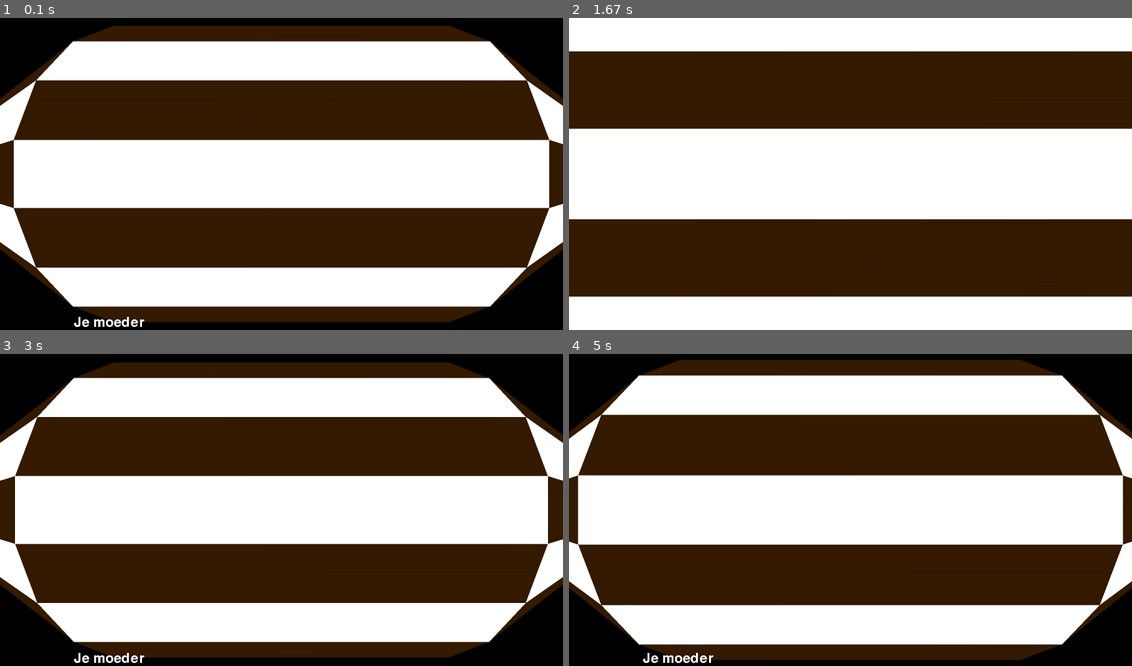
Above: before the commit, frames 1-4 (two rows, left to right).
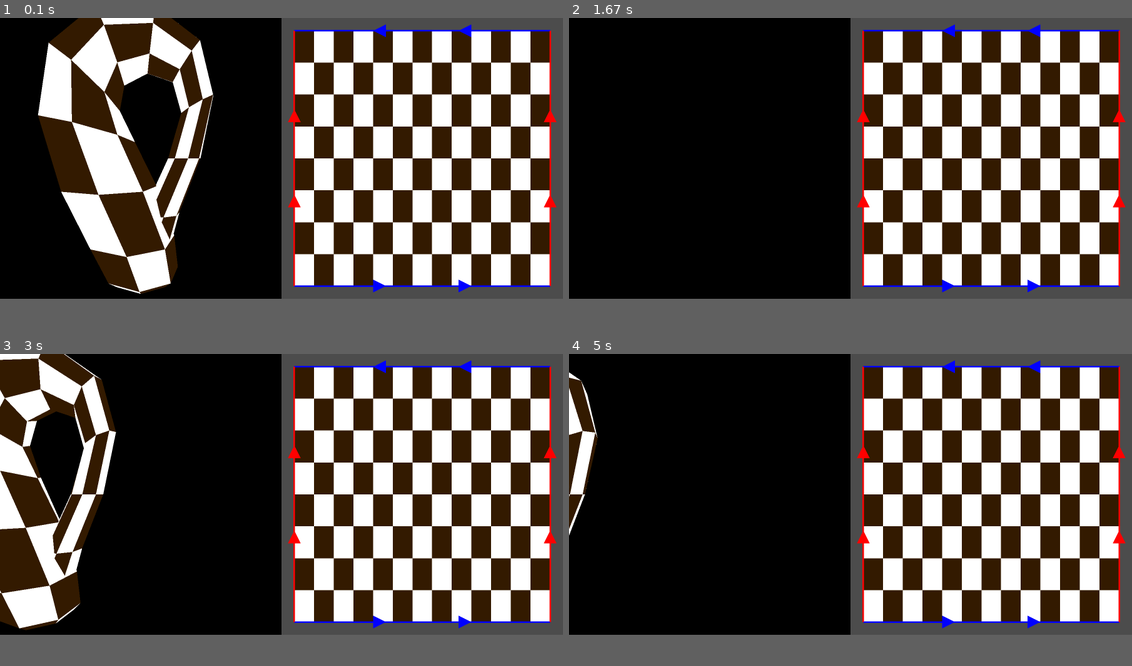
Above: after the commit, the same moments.

Repository: VictorGladys/chesstopia
Game: pygame game, started from board.py
Same seed, same stepped clock (60 frames per second), same inputs: the game is played once before the commit and once after it.
Inputs (mouse positions are in pixels of both pictures, inside the frame that each line leads up to):
- Up to frame 1 (0.1 s): no input
- Up to frame 2 (1.67 s): hold D 0.33-0.8 s; move the mouse to (827, 170) at 0.37 s; hold W 0.83-1.3 s; move the mouse to (715, 161) at 0.87 s; hold D from 1.33 s (still down); move the mouse to (934, 61) at 1.37 s
- Up to frame 3 (3 s): release D at 1.8 s; hold A 1.83-2.37 s; move the mouse to (292, 400) at 1.87 s; hold S 2.4-2.87 s; move the mouse to (287, 522) at 2.43 s; hold A from 2.9 s (still down); move the mouse to (427, 538) at 2.93 s
- Up to frame 4 (5 s): release A at 3.37 s; hold W 3.4-3.87 s; move the mouse to (996, 469) at 3.43 s; hold D 3.9-4.53 s; move the mouse to (1053, 472) at 3.93 s; hold S from 4.57 s (still down); move the mouse to (1047, 550) at 4.6 s
In our replay, the window is 900x500 before the commit and 900x450 after it. These sizes can differ from the game's own. Grey fills any space a smaller window leaves; there, only what the larger window draws over its background counts as a difference.

The runs differ from the first frame. In frame 1, 66% of the frame differs, in the area x 0-100%, y 0-99%; in frame 2, 72%; in frame 3, 73%; in frame 4, 75%.

Commit message:
Updated board.py a lot, rewrote everything into classes, set up a bona-fide 2D viewport, added a real projective plane mode.

Diff:
--- a/board.py
+++ b/board.py
@@ -1,75 +1,181 @@
 #!/usr/bin/env python3
-"""
-Seriously, what?
-import pygame < Not recursive.
-import OpenGL < Same problem.
-
-pygame has very good documentation at pygame.org.
-For OpenGL... good luck! Most demos and tutorials are written for python2 and riddled with bugs, not to mention many years old.
-"""
 import pygame.locals
 import OpenGL.GLU
 import OpenGL.GL
 import numpy
-def DrawBoard(tiling, form, xdim, ydim, aspect, rotatex, rotatey, dist, transx, transy, lines):
-    OpenGL.GL.glMatrixMode(OpenGL.GL.GL_PROJECTION)
-    OpenGL.GL.glPushMatrix()
-    OpenGL.GL.glLoadIdentity()
-    OpenGL.GLU.gluPerspective(45, aspect, 1, 30)
-    OpenGL.GL.glMatrixMode(OpenGL.GL.GL_MODELVIEW)
-    OpenGL.GL.glPushMatrix()
-    OpenGL.GL.glLoadIdentity()
-    OpenGL.GL.glCullFace(OpenGL.GL.GL_BACK); #Only draw the part that faces the camera.
-    OpenGL.GL.glEnable(OpenGL.GL.GL_CULL_FACE); #Only draw part of the objects
-    OpenGL.GL.glTranslatef(transx, transy, dist) #The cube is drawn around the origin. Move the camera back a little.
-    OpenGL.GL.glRotatef(rotatex, 1, 0, 0)
-    OpenGL.GL.glRotatef(rotatey, 0, 1, 0) #Rotate every frame. The first value is the angle which is rotated (read: rotation speed), values 2-4 give a 3D vector / axis to rotate about.
-    if lines:
-        OpenGL.GL.glColor3fv((1,1,1))
+
+class IdsBoard:
+    def __init__(self, form, tiling, xdim,      ydim,      aspect,      fov_angle=70,   viewport_border=0.5,  rotatex=0,    rotatey=0,    dist=15,   transx=0,    transy=0,    lines=False, axis=False):
+        self.form, self.tiling, self.xdim, self.ydim, self.aspect, self.fov_angle, self.viewport_border, self.rotatex, self.rotatey, self.dist, self.transx, self.transy, self.lines,  self.axis \
+        =    form,      tiling,      xdim,      ydim,      aspect,      fov_angle,      viewport_border,      rotatex,      rotatey,      dist,      transx,      transy,      lines,       axis
+        self.function_list = [self.flat,
+                              self.cylinder, self.mobius,
+                              self.torus,    self.klein,  self.real_proj_plane]
+        self.window_width, self.window_height = pygame.display.get_surface().get_size()
         OpenGL.GL.glLineWidth(5.)
+
+    def initialize_2D(self):
+        OpenGL.GL.glMatrixMode(OpenGL.GL.GL_PROJECTION)
+        OpenGL.GL.glPushMatrix()
+        OpenGL.GL.glLoadIdentity()
+        OpenGL.GL.glViewport(int(self.window_width*self.viewport_border), 0, int(self.window_width*(1-self.viewport_border)), self.window_height)
+        OpenGL.GLU.gluOrtho2D(-1100, 1100, -1100, 1100)
+        OpenGL.GL.glMatrixMode(OpenGL.GL.GL_MODELVIEW)
+        OpenGL.GL.glPushMatrix()
+        OpenGL.GL.glLoadIdentity()
+        OpenGL.GL.glShadeModel(OpenGL.GL.GL_FLAT)
+
+    def initialize_3D(self, fov_angle, aspect, transx, transy, dist, rotatex, rotatey):
+        OpenGL.GL.glMatrixMode(OpenGL.GL.GL_PROJECTION)
+        OpenGL.GL.glPushMatrix()
+        OpenGL.GL.glLoadIdentity()
+        OpenGL.GL.glViewport(0,0,int(self.window_width*self.viewport_border), self.window_height)
+        OpenGL.GLU.gluPerspective(fov_angle, aspect/2, 1, 50)
+        OpenGL.GL.glMatrixMode(OpenGL.GL.GL_MODELVIEW)
+        OpenGL.GL.glPushMatrix()
+        OpenGL.GL.glLoadIdentity()
+        OpenGL.GL.glEnable(OpenGL.GL.GL_DEPTH_TEST)
+        OpenGL.GL.glTranslatef(transx, transy, -dist) #The cube is drawn around the origin. Move the camera back a little.
+        OpenGL.GL.glRotatef(rotatex, 1, 0, 0)
+        OpenGL.GL.glRotatef(rotatey, 0, 1, 0)
+
+    def pop(self):
+        OpenGL.GL.glPopMatrix()
+        OpenGL.GL.glMatrixMode(OpenGL.GL.GL_PROJECTION)
+        OpenGL.GL.glPopMatrix()
+
+    def draw_2D(self):
+        self.initialize_2D()
+        OpenGL.GL.glColor3fv((0.3, 0.3 , 0.3))
+        OpenGL.GL.glBegin(OpenGL.GL.GL_QUADS)
+        OpenGL.GL.glVertex3fv((-1100,-1100, -0.1))
+        OpenGL.GL.glVertex3fv(( 1100,-1100, -0.1))
+        OpenGL.GL.glVertex3fv(( 1100, 1100, -0.1))
+        OpenGL.GL.glVertex3fv((-1100, 1100, -0.1))
+        OpenGL.GL.glEnd()
+
+        for x in range(self.xdim):
+            OpenGL.GL.glBegin(OpenGL.GL.GL_QUAD_STRIP)
+            OpenGL.GL.glVertex3fv((-1000+2000/self.xdim*x,     -1000, 0))
+            OpenGL.GL.glVertex3fv((-1000+2000/self.xdim*(x+1), -1000, 0))
+            for y in range(1,self.ydim+1):
+                if (x+y)%2 == 0: OpenGL.GL.glColor3fv((0.2,0.1,0))
+                else:            OpenGL.GL.glColor3fv((1,1,1))
+                OpenGL.GL.glVertex3fv((-1000+2000/self.xdim*x,     -1000+2000/self.ydim*y, 0))
+                OpenGL.GL.glVertex3fv((-1000+2000/self.xdim*(x+1), -1000+2000/self.ydim*y, 0))
+            OpenGL.GL.glEnd()
+
         OpenGL.GL.glBegin(OpenGL.GL.GL_LINES)
-        OpenGL.GL.glVertex3fv((-xdim/2, -ydim/2, 0))
-        OpenGL.GL.glVertex3fv((xdim/2, -ydim/2, 0))
-        OpenGL.GL.glVertex3fv((xdim/2, -ydim/2, 0))
-        OpenGL.GL.glVertex3fv((xdim/2, ydim/2, 0))
-        OpenGL.GL.glVertex3fv((xdim/2, ydim/2, 0))
-        OpenGL.GL.glVertex3fv((-xdim/2, ydim/2, 0))
-        OpenGL.GL.glVertex3fv((-xdim/2, ydim/2, 0))
-        OpenGL.GL.glVertex3fv((-xdim/2, -ydim/2, 0))
-        OpenGL.GL.glEnd()
-
-    if form == 0: #Flat surface
+        if self.form > 0:
+            OpenGL.GL.glColor3fv((1,0,0))
+            OpenGL.GL.glVertex3fv((-1000, -1000, 0.1))
+            OpenGL.GL.glVertex3fv((-1000,  1000, 0.1))
+            OpenGL.GL.glVertex3fv(( 1000, -1000, 0.1))
+            OpenGL.GL.glVertex3fv(( 1000,  1000, 0.1))
+            if self.form > 2:
+                OpenGL.GL.glColor3fv((0,0,1))
+                OpenGL.GL.glVertex3fv((-1000, -1000, 0.1))
+                OpenGL.GL.glVertex3fv(( 1000, -1000, 0.1))
+                OpenGL.GL.glVertex3fv((-1000,  1000, 0.1))
+                OpenGL.GL.glVertex3fv(( 1000,  1000, 0.1))
+        OpenGL.GL.glEnd()
+
+        OpenGL.GL.glBegin(OpenGL.GL.GL_TRIANGLES)
+        if self.form > 0:
+            OpenGL.GL.glColor3fv((1,0,0))
+            OpenGL.GL.glVertex3fv((-1000-50, -1000+2000/3-50, 0.1))
+            OpenGL.GL.glVertex3fv((-1000+50, -1000+2000/3-50, 0.1))
+            OpenGL.GL.glVertex3fv((-1000,    -1000+2000/3+50, 0.1))
+            OpenGL.GL.glVertex3fv((-1000-50, -1000+4000/3-50, 0.1))
+            OpenGL.GL.glVertex3fv((-1000+50, -1000+4000/3-50, 0.1))
+            OpenGL.GL.glVertex3fv((-1000,    -1000+4000/3+50, 0.1))
+            if self.form in [1, 3, 4]: i = -50 #cylinder, torus or Klein bottle
+            else: i = 50
+            OpenGL.GL.glVertex3fv(( 1000-50, -1000+2000/3+i, 0.1))
+            OpenGL.GL.glVertex3fv(( 1000+50, -1000+2000/3+i, 0.1))
+            OpenGL.GL.glVertex3fv(( 1000,    -1000+2000/3-i, 0.1))
+            OpenGL.GL.glVertex3fv(( 1000-50, -1000+4000/3+i, 0.1))
+            OpenGL.GL.glVertex3fv(( 1000+50, -1000+4000/3+i, 0.1))
+            OpenGL.GL.glVertex3fv(( 1000,    -1000+4000/3-i, 0.1))
+            if self.form > 2:
+                OpenGL.GL.glColor3fv((0,0,1))
+                OpenGL.GL.glVertex3fv((-1000+2000/3-50, -1000+50, 0.1))
+                OpenGL.GL.glVertex3fv((-1000+2000/3-50, -1000-50, 0.1))
+                OpenGL.GL.glVertex3fv((-1000+2000/3+50, -1000,    0.1))
+                OpenGL.GL.glVertex3fv((-1000+4000/3-50, -1000+50, 0.1))
+                OpenGL.GL.glVertex3fv((-1000+4000/3-50, -1000-50, 0.1))
+                OpenGL.GL.glVertex3fv((-1000+4000/3+50, -1000,    0.1))
+                if self.form == 3 : i = -50
+                else: i = 50
+                OpenGL.GL.glVertex3fv((-1000+2000/3+i, 1000+50, 0.1))
+                OpenGL.GL.glVertex3fv((-1000+2000/3+i, 1000-50, 0.1))
+                OpenGL.GL.glVertex3fv((-1000+2000/3-i, 1000,    0.1))
+                OpenGL.GL.glVertex3fv((-1000+4000/3+i, 1000+50, 0.1))
+                OpenGL.GL.glVertex3fv((-1000+4000/3+i, 1000-50, 0.1))
+                OpenGL.GL.glVertex3fv((-1000+4000/3-i, 1000,    0.1))
+        OpenGL.GL.glEnd()
+        self.pop()
+
+    def draw_3D(self):
+        self.initialize_3D(self.fov_angle, self.aspect, self.transx, self.transy, self.dist, self.rotatex, self.rotatey)
+        self.function_list[self.form](self.xdim, self.ydim)
+        if self.lines: self.draw_lines(self.form)
+        if self.axis:  self.draw_axis()
+        self.pop()
+
+    def flat(self, xdim, ydim):
         OpenGL.GL.glDisable(OpenGL.GL.GL_CULL_FACE)
         OpenGL.GL.glBegin(OpenGL.GL.GL_QUADS)
-        for x in numpy.arange(-xdim/2, xdim/2, 1):
-            for y in numpy.arange(-ydim/2, ydim/2, 1):
-                if (x+y)%2 == 0: OpenGL.GL.glColor3fv((0.2,0.1,0))
+        for i, x in enumerate(numpy.arange(-xdim/2, xdim/2, 1)):
+            for j, y in enumerate(numpy.arange(-ydim/2, ydim/2, 1)):
+                if (i+j)%2 == 0: OpenGL.GL.glColor3fv((0.2,0.1,0))
                 else:            OpenGL.GL.glColor3fv((1,1,1))
                 OpenGL.GL.glVertex3fv((x, y, 0))
                 OpenGL.GL.glVertex3fv((x+1, y, 0))
                 OpenGL.GL.glVertex3fv((x+1, y+1, 0))
                 OpenGL.GL.glVertex3fv((x, y+1, 0))
         OpenGL.GL.glEnd()
-    elif form == 1: #cylinder
-        OpenGL.GL.glShadeModel(OpenGL.GL.GL_FLAT)
+
+    def cylinder(self, xdim, ydim):
+        OpenGL.GL.glDisable(OpenGL.GL.GL_CULL_FACE)
+        OpenGL.GL.glShadeModel(OpenGL.GL.GL_FLAT) #No interpolation of colors while drawing GL_QUAD_STRIP
         radius = 1/(2*numpy.tan(numpy.pi/xdim))
         for x in range(xdim):
             OpenGL.GL.glBegin(OpenGL.GL.GL_QUAD_STRIP)
             OpenGL.GL.glVertex3fv((radius, -ydim/2, 0.5))
             OpenGL.GL.glVertex3fv((radius, -ydim/2, -0.5))
-            for y in numpy.arange(-ydim/2, ydim/2, 1):
-                if (x+y)%2 == 0: OpenGL.GL.glColor3fv((0.2,0.1,0))
+            for i, y in enumerate(numpy.arange(-ydim/2, ydim/2, 1)):
+                if (x+i)%2 == 0: OpenGL.GL.glColor3fv((0.2,0.1,0))
                 else:            OpenGL.GL.glColor3fv((1,1,1))
                 OpenGL.GL.glVertex3fv((radius, y+1, 0.5))
                 OpenGL.GL.glVertex3fv((radius, y+1, -0.5))
             OpenGL.GL.glEnd()
             OpenGL.GL.glRotatef(360/xdim,0,1,0)
-    elif form == 2: #cylinder
+
+    def mobius(self, xdim, ydim):
+        OpenGL.GL.glShadeModel(OpenGL.GL.GL_FLAT) #No interpolation of colors while drawing GL_QUAD_STRIP
+        radius = 2/(2*numpy.tan(numpy.pi/xdim))
+        r2 = radius-0.25
+        angle = numpy.pi/xdim
+        for x in range(xdim):
+            OpenGL.GL.glBegin(OpenGL.GL.GL_QUAD_STRIP)
+            for i,y in enumerate(numpy.arange(-1,1+1./ydim,2./ydim)):
+                if (x+i)%2 == 0: OpenGL.GL.glColor3fv((0.2,0.1,0))
+                else:            OpenGL.GL.glColor3fv((1,1,1))
+                OpenGL.GL.glVertex3fv((  numpy.cos(2*angle*x)*(radius+y*numpy.cos(angle*x)*r2),
+                                         y*r2*numpy.sin(angle*x),
+                                         numpy.sin(2*angle*x)*(radius+y*r2*numpy.cos(angle*x))))
+                OpenGL.GL.glVertex3fv((  numpy.cos(2*angle*(x+1))*(radius+y*numpy.cos(angle*(x+1))*r2),
+                                         y*r2*numpy.sin(angle*(x+1)),
+                                         numpy.sin(2*angle*(x+1))*(radius+y*r2*numpy.cos(angle*(x+1)))))
+            OpenGL.GL.glEnd()
+
+    def torus(self, xdim, ydim):
+        OpenGL.GL.glEnable(OpenGL.GL.GL_CULL_FACE); #Only draw one side of the objects
         OpenGL.GL.glCullFace(OpenGL.GL.GL_BACK); #Only draw the part that faces the camera.
         apothema = 1/(2*numpy.tan(numpy.pi/xdim))
         major_radius = 2*apothema
         OpenGL.GL.glTranslatef(major_radius,0,0)
-        # print(major_radius, apothema, major_radius-apothema, major_radius+apothema)
         for y in range(ydim):
             for x in range(xdim):
                 OpenGL.GL.glRotatef(360/xdim,0,0,1)
@@ -86,100 +192,170 @@
             OpenGL.GL.glTranslatef(-major_radius,0,0)
             OpenGL.GL.glRotatef(360/ydim,0,1,0)
             OpenGL.GL.glTranslatef(major_radius,0,0)
-    OpenGL.GL.glPopMatrix()
-    OpenGL.GL.glMatrixMode(OpenGL.GL.GL_PROJECTION)
-    OpenGL.GL.glPopMatrix()
-
-def main():
-    pygame.init()
-    rotatex, rotatey, dist, transx, transy = 0, 0, -15., 0, 0
-    display = (1800,1000) #Tiniest screen resolution as window size.
-    """
-    So, what do the next function calls do?
-
-    pygame.display.set_mode initializes a window for display.
-    It takes 1-3 values:    Resolution is a 2D tuple with the resolution you want.
-                            Flags are a few flags, don't know how they work, you can add them together.
-                                pygame.OPENGL is necessary to get an actual display of our openGL graphics going on, however,
-                                pygame.DOUBLEBUF is 'recommended for OpenGL' according to pygame.org,
-                                pygame.FULLSCREEN forces fullscreen. Note that the display resolution is still in place! The rest is just filled with background.
-                                    ^-It seems to be difficult to exit this mode.. Can be solved with pygame events later on.
-                            Depth is the amount of bits you want to use for color. Leaving it out usually results in the optimal color depth for your system.
-
-    openGL.GLU.gluPerspective defines the camera,
-    and takes four values:  Field of view angle, 0 gives 0 perspective (tunnel vision), 45 is quite standard, 360 is full view.
-                            Aspect ratio, just take width/height to transform correctly.
-                            zNear, anything that is closer than this to the camera won't be drawn, so better take a small value.
-                            zFar, anything that is farther than this to the camera won't be drawn, so better take a large value.
-    """
-    pygame.display.set_mode(display, pygame.locals.DOUBLEBUF|pygame.OPENGL)
-    aspect = (display[0]/display[1])
-    OpenGL.GLU.gluPerspective(45, aspect, 1, 20)
-    OpenGL.GL.glTranslatef(0.0,0.0, -5) #The cube is drawn around the origin. Move the camera back a little.
-    # pygame.key.set_repeat(1,10)
-    xspeed, yspeed, radspeed = 0, 0, 0
-
-    while True:
-        for event in pygame.event.get(): #This is getting the basic listeners.
+        OpenGL.GL.glTranslatef(-major_radius,0,0)
+
+    def klein(self, xdim, ydim):
+        w=xdim/4
+        h=8/3*w
+        r=2/(2*numpy.tan(numpy.pi/ydim))
+        xstep = 2*numpy.pi/xdim
+        OpenGL.GL.glShadeModel(OpenGL.GL.GL_FLAT)
+        OpenGL.GL.glDisable(OpenGL.GL.GL_CULL_FACE)
+        for i, x in enumerate(numpy.arange(0, 2*numpy.pi-numpy.pi/xdim, 2*numpy.pi/xdim)):
+            if (i+1)/xdim>0.75:
+                OpenGL.GL.glDisable(OpenGL.GL.GL_CULL_FACE)
+            elif (i+1)/xdim>0.3:
+                OpenGL.GL.glEnable(OpenGL.GL.GL_CULL_FACE)
+                OpenGL.GL.glCullFace(OpenGL.GL.GL_BACK)
+            OpenGL.GL.glBegin(OpenGL.GL.GL_QUAD_STRIP)
+            for j, y in enumerate(numpy.arange(0, 2*numpy.pi+numpy.pi/ydim, 2*numpy.pi/ydim)):
+                if (i+j)%2 == 0: OpenGL.GL.glColor3fv((0.2,0.1,0))
+                else:            OpenGL.GL.glColor3fv((1,1,1))
+                OpenGL.GL.glVertex3fv((w*numpy.cos(x)*(1+numpy.sin(x))
+                                      +r*(1-0.5*numpy.cos(x))*numpy.cos(x*(x<=numpy.pi))*numpy.cos(y+numpy.pi*(x>numpy.pi)),
+                                       h*numpy.sin(x)
+                                      +r*(1-0.5*numpy.cos(x))*numpy.sin(x)*numpy.cos(y)*(x<numpy.pi),
+                                       r*(1-0.5*numpy.cos(x))*numpy.sin(y)))
+                OpenGL.GL.glVertex3fv((w*numpy.cos(x+xstep)*(1+numpy.sin(x+xstep))
+                                      +r*(1-0.5*numpy.cos(x+xstep))*numpy.cos((x+xstep)*(x+xstep<=numpy.pi))*numpy.cos(y+numpy.pi*(x+xstep>numpy.pi)),
+                                       h*numpy.sin(x+xstep)
+                                      +r*(1-0.5*numpy.cos(x+xstep))*numpy.sin(x+xstep)*numpy.cos(y)*(x+xstep<=numpy.pi),
+                                       r*(1-0.5*numpy.cos(x+xstep))*numpy.sin(y)))
+            OpenGL.GL.glEnd()
+
+    def real_proj_plane(self, xdim, ydim):
+        OpenGL.GL.glDisable(OpenGL.GL.GL_CULL_FACE); #Only draw one side of the objects
+        OpenGL.GL.glShadeModel(OpenGL.GL.GL_FLAT)
+        xstep = 2*numpy.pi/xdim
+        r=2
+        for i, x in enumerate(numpy.arange(0, 2*numpy.pi-numpy.pi/xdim, 2*numpy.pi/xdim)):
+            OpenGL.GL.glBegin(OpenGL.GL.GL_QUAD_STRIP)
+            for j, y in enumerate(numpy.arange(0, 2*numpy.pi+numpy.pi/ydim, 2*numpy.pi/ydim)):
+                if (i+j)%2 == 0: OpenGL.GL.glColor3fv((0.2,0.1,0))
+                else:            OpenGL.GL.glColor3fv((1,1,1))
+                OpenGL.GL.glVertex3fv((r*(1+numpy.cos(y))*numpy.cos(x),
+                                       r*(1+numpy.cos(y))*numpy.sin(x),
+                                      -numpy.tanh(x-numpy.pi)*r*numpy.sin(y)))
+                OpenGL.GL.glVertex3fv((r*(1+numpy.cos(y))*numpy.cos(x+xstep),
+                                       r*(1+numpy.cos(y))*numpy.sin(x+xstep),
+                                      -numpy.tanh(x+xstep-numpy.pi)*r*numpy.sin(y)))
+            OpenGL.GL.glEnd()
+
+    def draw_lines(self):
+        return
+
+    def draw_axis(self, radius, color):
+        OpenGL.GL.glColor3fv(color)
+        OpenGL.GL.glBegin(OpenGL.GL.GL_LINES)
+        OpenGL.GL.glVertex3fv((0,      0,      0))
+        OpenGL.GL.glVertex3fv((radius, 0,      0))
+        OpenGL.GL.glVertex3fv((0,      0,      0))
+        OpenGL.GL.glVertex3fv((0,      radius, 0))
+        OpenGL.GL.glVertex3fv((0,      0,      0))
+        OpenGL.GL.glVertex3fv((0,      0,      radius))
+        OpenGL.GL.glEnd()
+
+class KeyListener:
+    def __init__(self, board):
+        self.board = board
+        self.trans_x_speed, self.rot_x_speed, self.rot_y_speed, self.trans_z_speed, self.viewport_speed \
+        =    0,                  0,                0,                0,                  0
+        return
+
+    def __call__(self):
+        for event in pygame.event.get(): #This is getting the basic listeners
             if event.type == pygame.QUIT: #What to do if the close button is pressed
                 pygame.quit() #Stop the game!
                 quit() #Stop the python!
+
             if event.type == pygame.MOUSEBUTTONDOWN:
                 if event.button == 4:
-                    dist += 0.06
+                    self.board.dist += 0.06
                 if event.button == 5:
-                    dist -= 0.06
+                    self.board.dist -= 0.06
+
             if (event.type == pygame.MOUSEMOTION) and (event.buttons[0] == 1):
                 print(event)
-                rotatex += event.rel[1]*0.5
-                rotatey += event.rel[0]*0.5
+                self.board.rotatex += event.rel[1]*0.5
+                self.board.rotatey += event.rel[0]*0.5
+
             if (event.type == pygame.KEYDOWN):
+                print(event)
+                if event.key == 113: #q
+                    self.viewport_speed += -1
+                if event.key == 101: #e
+                    self.viewport_speed += 1
+                if event.key == 97: #a
+                    self.trans_x_speed += 1
+                if event.key == 100: #d
+                    self.trans_x_speed += -1
                 if event.key == 115: #s
-                    radspeed += -1
+                    self.trans_z_speed += -1
                 if event.key == 119: #w
-                    radspeed += 1
+                    self.trans_z_speed += 1
                 if event.key == 273: #up
-                    xspeed += 1
+                    self.rot_x_speed += 1
                 if event.key == 274: #down
-                    xspeed += -1
+                    self.rot_x_speed += -1
                 if event.key == 275: #left
-                    yspeed += -1
+                    self.rot_y_speed += -1
                 if event.key == 276: #right
-                    yspeed += 1
-                print(event)
+                    self.rot_y_speed += 1
+
             if (event.type == pygame.KEYUP):
+                if event.key == 113: #q
+                    self.viewport_speed += 1
+                if event.key == 101: #e
+                    self.viewport_speed += -1
+                if event.key == 97: #a
+                    self.trans_x_speed += -1
+                if event.key == 100: #d
+                    self.trans_x_speed += 1
                 if event.key == 115: #s
-                    radspeed += 1
+                    self.trans_z_speed += 1
                 if event.key == 119: #w
-                    radspeed += -1
+                    self.trans_z_speed += -1
                 if event.key == 273:
-                    xspeed += -1
+                    self.rot_x_speed += -1
                 if event.key == 274:
-                    xspeed += 1
+                    self.rot_x_speed += 1
                 if event.key == 275:
-                    yspeed += 1
+                    self.rot_y_speed += 1
                 if event.key == 276:
-                    yspeed += -1
-
-        rotatex += 2*xspeed
-        rotatey += 2*yspeed
-        dist += 0.03*radspeed
-
+                    self.rot_y_speed += -1
+
+        self.board.rotatex          += 2*self.rot_x_speed
+        self.board.rotatey          += 2*self.rot_y_speed
+        self.board.transx           += 0.25*self.trans_x_speed
+        self.board.dist             += 0.03*self.trans_z_speed
+        self.board.viewport_border  += 0.01*self.viewport_speed
+
+def main():
+    pygame.init()
+    rotatex, rotatey, dist, transx, transy, angle = 0, 0, -15., 0, 0, 70
+    display = (1800,900) #Tiniest screen resolution as window size.
+    pygame.display.set_mode(display, pygame.locals.DOUBLEBUF|pygame.OPENGL)
+    aspect = (display[0]/display[1])
+
+    board = IdsBoard(4, 4, 13, 8, aspect)
+    listener = KeyListener(board)
+
+    while True:
+        listener()
         OpenGL.GL.glClear(OpenGL.GL.GL_COLOR_BUFFER_BIT|OpenGL.GL.GL_DEPTH_BUFFER_BIT) #Make sure it doesn't draw anything where there's not supposed to be anything. Remove it for sticky pixels.
-
-        DrawBoard(4, 2, 20, 8, aspect, rotatex, rotatey, dist, transx, transy, False)
-
-
-        font = pygame.font.Font (None, 64)
-        textSurface = font.render("Je moeder", False, (255,255,255,128), (0,0,0,0))
-        textData = pygame.image.tostring(textSurface, "RGBA", True)
-        # print(textData)
-        OpenGL.GL.glEnable(OpenGL.GL.GL_BLEND)
-        OpenGL.GL.glBlendFunc(OpenGL.GL.GL_ONE, OpenGL.GL.GL_SRC_ALPHA)
-        OpenGL.GL.glRasterPos3d(-2.75,-2.0625,0)
-        OpenGL.GL.glDrawPixels(textSurface.get_width(), textSurface.get_height(), OpenGL.GL.GL_RGBA, OpenGL.GL.GL_UNSIGNED_BYTE, textData)
-        OpenGL.GL.glDisable(OpenGL.GL.GL_BLEND)
+        board.draw_3D()
+        board.draw_2D()
         pygame.display.flip() #Updates the display with new contents.
         pygame.time.wait(10) #Wait 10 miliseconds per frame for a 100fps.
 
+        # #Je moeder
+        # font = pygame.font.Font (None, 64)
+        # textSurface = font.render("2D radius: "+str(flatwidth), False, (255,255,255,128), (0,0,0,0))
+        # textData = pygame.image.tostring(textSurface, "RGBA", True)
+        # OpenGL.GL.glEnable(OpenGL.GL.GL_BLEND)
+        # OpenGL.GL.glBlendFunc(OpenGL.GL.GL_ONE, OpenGL.GL.GL_SRC_ALPHA)
+        # OpenGL.GL.glRasterPos3d(-2.75,-2.0625,0)
+        # OpenGL.GL.glDrawPixels(textSurface.get_width(), textSurface.get_height(), OpenGL.GL.GL_RGBA, OpenGL.GL.GL_UNSIGNED_BYTE, textData)
+        # OpenGL.GL.glDisable(OpenGL.GL.GL_BLEND)
+
 main() #Kinda java style.. Runs above code.
--- a/gamelogic/board_graph.py
+++ b/gamelogic/board_graph.py
@@ -1,5 +1,6 @@
 #!/usr/bin/env python3
 import json
+import pprint
 
 class Enum(set):
     def __getattr__(self, name):
@@ -50,5 +51,5 @@
             self.dict[k] = self.dict[k] + neighbors
 
 if __name__ == "__main__":
-    b = Board((4,4), modes.normal)
-    print(b)
+    b = Board((6,6), modes.normal)
+    pprint.pprint(b)
